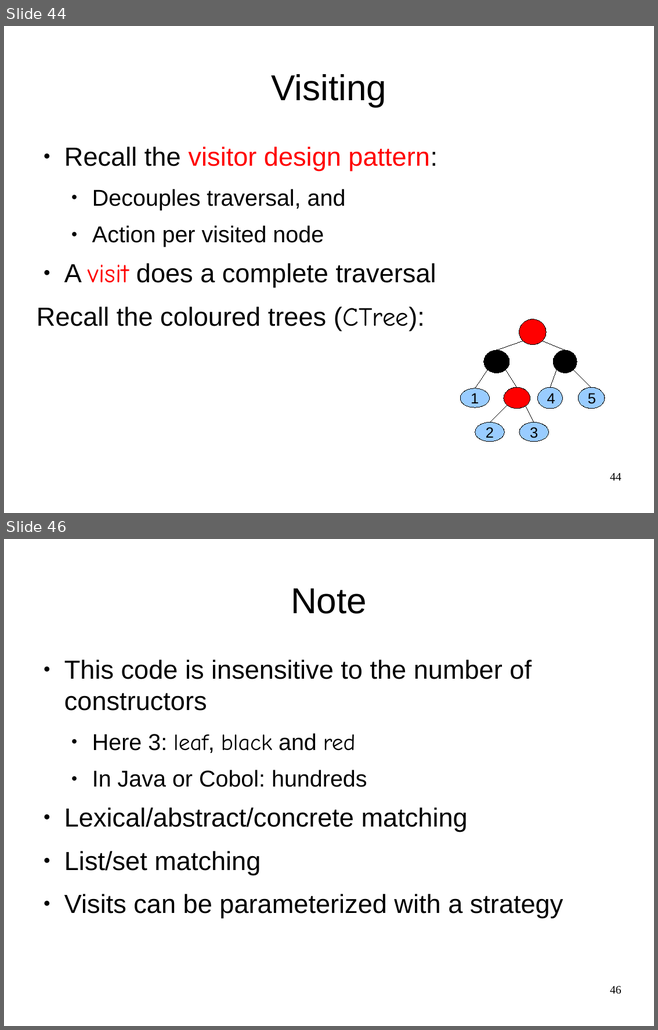
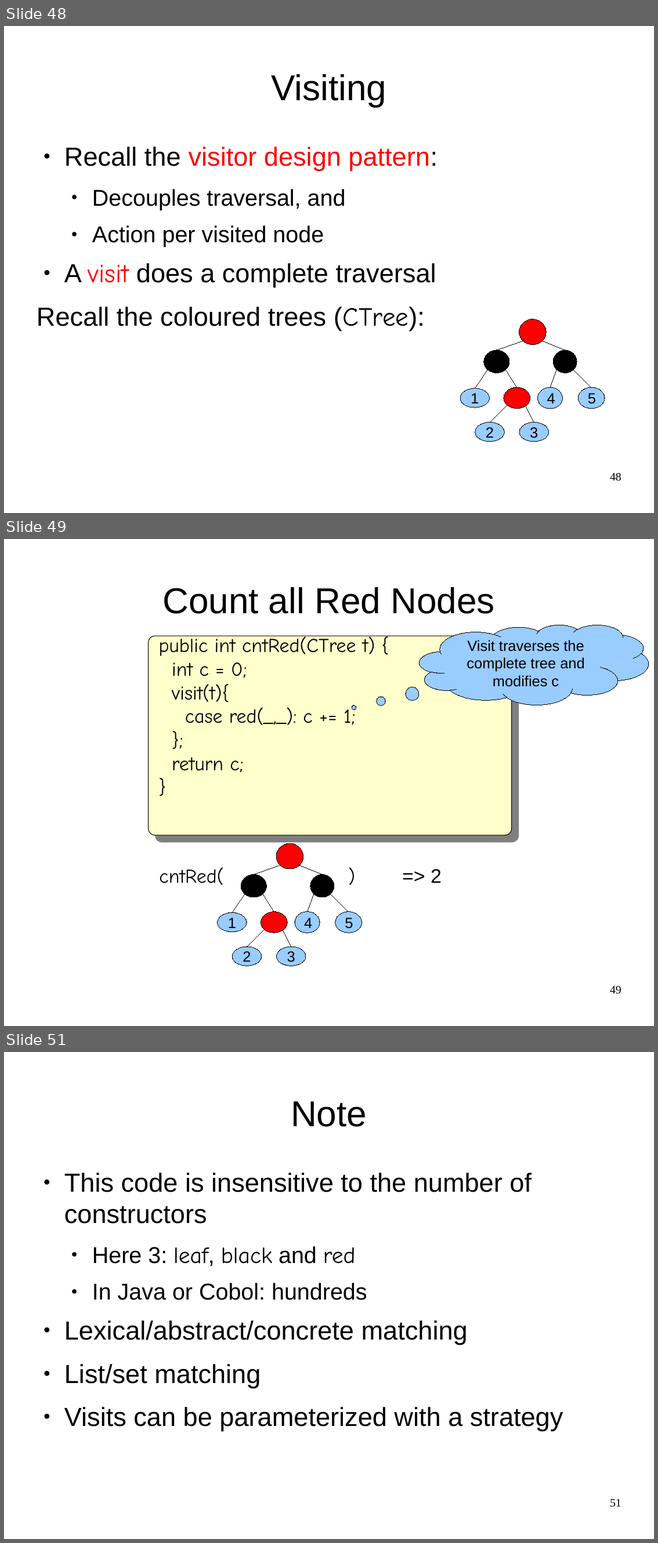
Before and after one commit to cwi-swat/meta-environment, a slide deck: meta-doc/analysis/rascal-slides/rascal-slides.odp. Shown one above the other, each under a label of ours: slides 44 and 46 before the commit, slides 48, 49 and 51 after it; the slides between them are not shown. The pictures are 658x1030 and 658x1543 pixels, drawn with LibreOffice and Linux fonts; fonts in the diff are those of the drawing; background and template pictures are left out. Boxes give left, top, right and bottom in pixels: in the first picture for what was removed or moved away, otherwise in the second. Text is boxed around its words. In the diff, an @@ line names an element or a change of style, - is before the commit and + after.

```diff
--- a/meta-doc/analysis/rascal-slides/rascal-slides.odp
+++ b/meta-doc/analysis/rascal-slides/rascal-slides.odp
@@ slide 49 added at <box>4,539,654,1026</box>, background #FFFFFF @@
@@ title added at <box>162,587,494,614</box>, 44 pt, text #000000 @@
+Count all Red Nodes
@@ thought cloud added at <box>419,625,648,705</box>, fill #99CCFF, outline #000000 0 pt, 18 pt, text #000000 @@
+Visit traverses the
+complete tree and
+modifies c
@@ rounded rectangle added at <box>148,636,511,835</box>, fill #FFFFCC, outline #000000 0.74 pt @@
@@ text added at <box>159,635,375,773</box>, 24 pt, text #000000 @@
+public int cntRed(CTree t) {
+int c = 0;
+visit(t){
+case red(_,_): c += 1;
+};
+return c;
+}
@@ text added at <box>159,867,441,885</box>, 24 pt, text #000000 @@
+cntRed( ) => 2
@@ group added at <box>217,843,362,966</box>: 9 ellipses, 8 lines @@
+1
+4
+5
+2
+3
@@ page number added at <box>610,986,621,994</box>, 14 pt, text #000000 @@
+49
@@ what was slide 44 is now slide 48 @@
@@ page number at <box>610,473,621,481</box>: text changed @@
-44
+48
@@ what was slide 46 is now slide 51 @@
@@ page number at <box>610,1499,621,1507</box>: text changed @@
-46
+51
```
Also in this commit, not shown: 9 slides changed, 18 other slides added.
